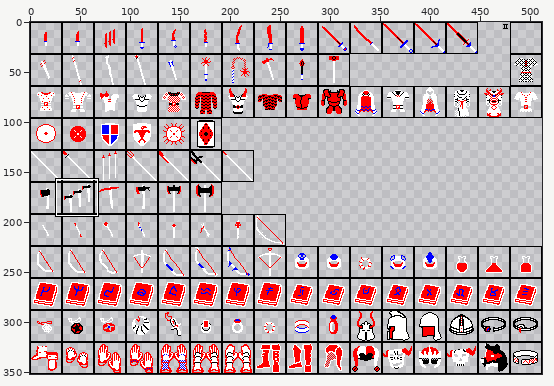
One commit to this sprite sheet: resources/sprites/items.png. Above: a wide view before the commit, with the close-up outlined.
Close-up. First the earlier version:
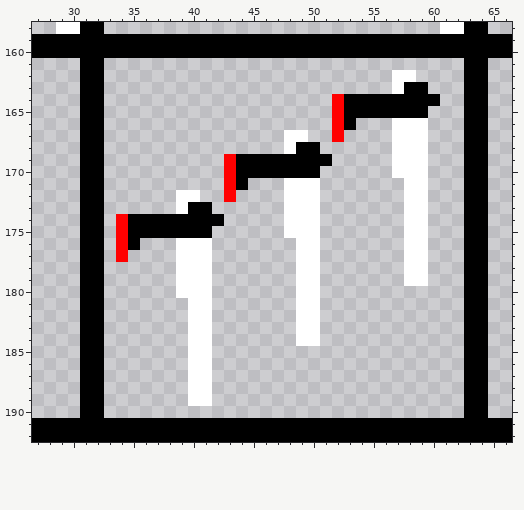
The file is 512x352 pixels. Colours within 5 levels of each other are drawn and written as one. Shown: x 27..66, y 158..192.
The same view after the edit:
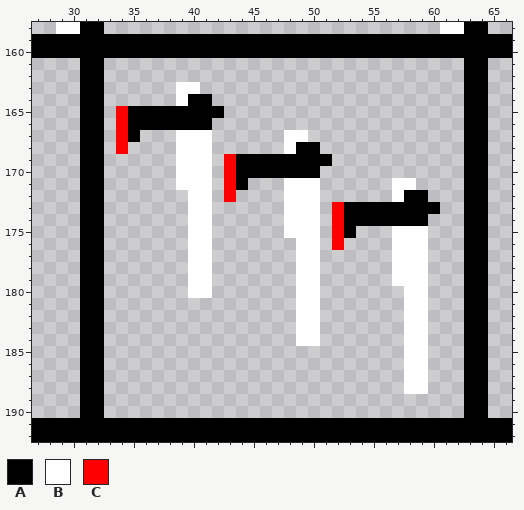
Palette (. is transparent): A #000000  B #ffffff  C #ff0000
The exact change:
{"y":162,"x":57,"old":"BB","new":".."}
{"y":163,"x":39,"old":"..","new":"BB"}
{"y":163,"x":57,"old":"BAA","new":"..."}
{"y":164,"x":39,"old":"...","new":"BAA"}
{"y":164,"x":52,"old":"CAAAAAAAA","new":"........."}
{"y":165,"x":34,"old":".........","new":"CAAAAAAAA"}
{"y":165,"x":52,"old":"CAAAAAAA","new":"........"}
{"y":166,"x":34,"old":"........","new":"CAAAAAAA"}
{"y":166,"x":52,"old":"CA","new":".."}
{"y":166,"x":57,"old":"BBB","new":"..."}
{"y":167,"x":34,"old":"..","new":"CA"}
{"y":167,"x":39,"old":"...","new":"BBB"}
{"y":167,"x":52,"old":"C","new":"."}
{"y":167,"x":57,"old":"BBB","new":"..."}
{"y":168,"x":34,"old":".","new":"C"}
{"y":168,"x":39,"old":"...","new":"BBB"}
{"y":168,"x":57,"old":"BBB","new":"..."}
{"y":169,"x":39,"old":"...","new":"BBB"}
{"y":169,"x":57,"old":"BBB","new":"..."}
{"y":170,"x":39,"old":"...","new":"BBB"}
{"y":170,"x":57,"old":"BBB","new":"..."}
{"y":171,"x":39,"old":"...","new":"BBB"}
{"y":171,"x":57,"old":".","new":"B"}
{"y":171,"x":59,"old":"B","new":"."}
{"y":172,"x":39,"old":"B","new":"."}
{"y":172,"x":41,"old":".","new":"B"}
{"y":172,"x":57,"old":".BB","new":"BAA"}
{"y":173,"x":39,"old":"BAA","new":".BB"}
{"y":173,"x":52,"old":"......BB.","new":"CAAAAAAAA"}
{"y":174,"x":34,"old":"CAAAAAAAA","new":"......BB."}
{"y":174,"x":52,"old":"......BB","new":"CAAAAAAA"}
{"y":175,"x":34,"old":"CAAAAAAA","new":"......BB"}
{"y":175,"x":52,"old":"..","new":"CA"}
{"y":175,"x":57,"old":".","new":"B"}
{"y":176,"x":34,"old":"CA","new":".."}
{"y":176,"x":39,"old":"B","new":"."}
{"y":176,"x":52,"old":".","new":"C"}
{"y":176,"x":57,"old":".","new":"B"}
{"y":177,"x":34,"old":"C","new":"."}
{"y":177,"x":39,"old":"B","new":"."}
{"y":177,"x":57,"old":".","new":"B"}
{"y":178,"x":39,"old":"B","new":"."}
{"y":178,"x":57,"old":".","new":"B"}
{"y":179,"x":39,"old":"B","new":"."}
{"y":179,"x":57,"old":".","new":"B"}
{"y":180,"x":39,"old":"B","new":"."}
{"y":180,"x":58,"old":"..","new":"BB"}
{"y":181,"x":40,"old":"BB","new":".."}
{"y":181,"x":58,"old":"..","new":"BB"}
{"y":182,"x":40,"old":"BB","new":".."}
{"y":182,"x":58,"old":"..","new":"BB"}
{"y":183,"x":40,"old":"BB","new":".."}
{"y":183,"x":58,"old":"..","new":"BB"}
{"y":184,"x":40,"old":"BB","new":".."}
{"y":184,"x":58,"old":"..","new":"BB"}
{"y":185,"x":40,"old":"BB","new":".."}
{"y":185,"x":58,"old":"..","new":"BB"}
{"y":186,"x":40,"old":"BB","new":".."}
{"y":186,"x":58,"old":"..","new":"BB"}
{"y":187,"x":40,"old":"BB","new":".."}
{"y":187,"x":58,"old":"..","new":"BB"}
{"y":188,"x":40,"old":"BB","new":".."}
{"y":188,"x":58,"old":"..","new":"BB"}
{"y":189,"x":40,"old":"BB","new":".."}
{"label":"changed","picture_box":[332,70,440,394]}
{"label":"changed","picture_box":[116,82,224,406]}
